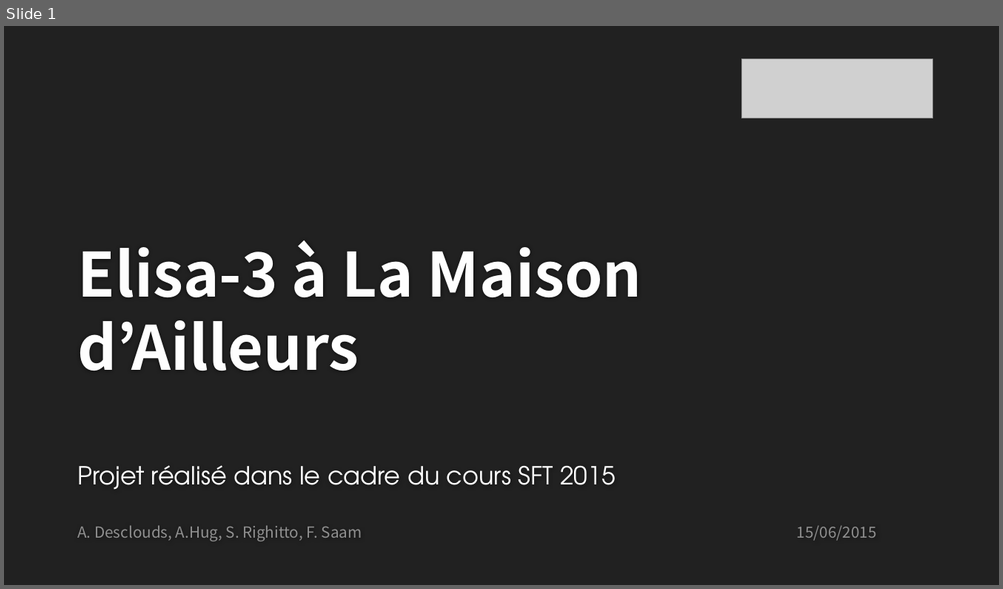
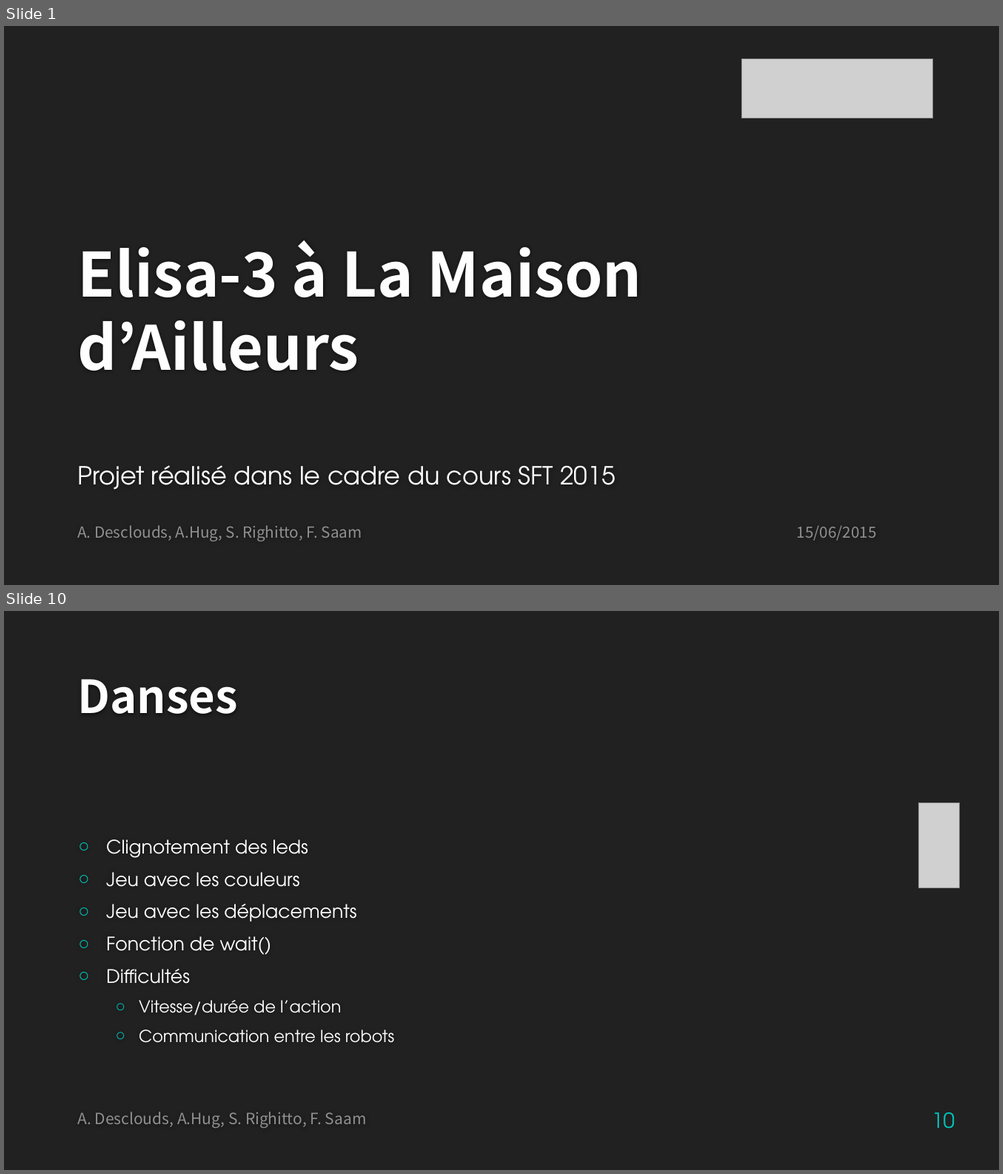
Before and after one commit to SimoneRighitto/SFT15_Elisa, a slide deck: Elisa-3_presentation.pptx. Shown one above the other, each under a label of ours: slide 1 before the commit, slides 1 and 10 after it; the slides between them are not shown. The pictures are 1003x589 and 1003x1174 pixels, drawn with LibreOffice and Linux fonts; fonts in the diff are those of the drawing; grey boxes stand for pictures; background and template pictures are left out. Boxes give left, top, right and bottom in pixels: in the first picture for what was removed or moved away, otherwise in the second. Text is boxed around its words. In the diff, an @@ line names an element or a change of style, - is before the commit and + after.

```diff
--- a/Elisa-3_presentation.pptx
+++ b/Elisa-3_presentation.pptx
@@ slide 10 added at (4,611,999,1170), background #212121 @@
@@ title added at (77,679,238,714), 44 pt, text #FEFEFE, bold @@
+Danses
@@ picture added at (919,803,960,888) @@
@@ text added at (106,840,394,1043), 18 pt, text #FFFFFF @@
+○ Clignotement des leds
+○ Jeu avec les couleurs
+○ Jeu avec les déplacements
+○ Fonction de wait()
+○ Difficultés
+  ○ Vitesse/durée de l’action
+  ○ Communication entre les robots
@@ text added at (77,1112,367,1128), 15 pt, text #909090 @@
+A. Desclouds, A.Hug, S. Righitto, F. Saam
@@ page number added at (931,1113,954,1129), 20 pt, text #00C6BB @@
+10
```
Also in this commit, not shown: 1 slide changed, 12 other slides added.
